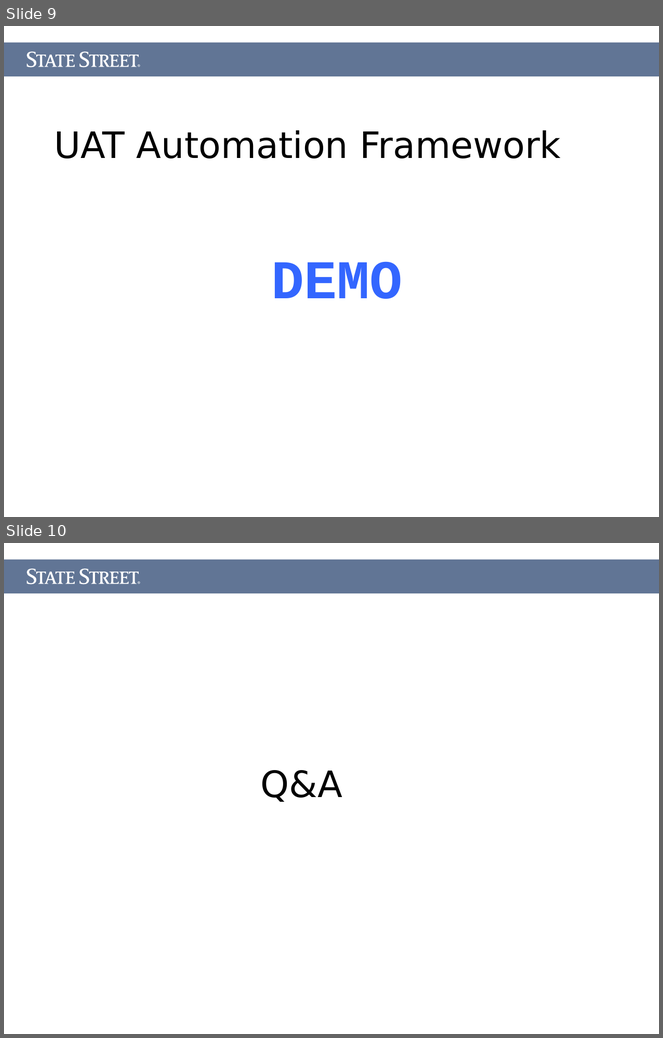
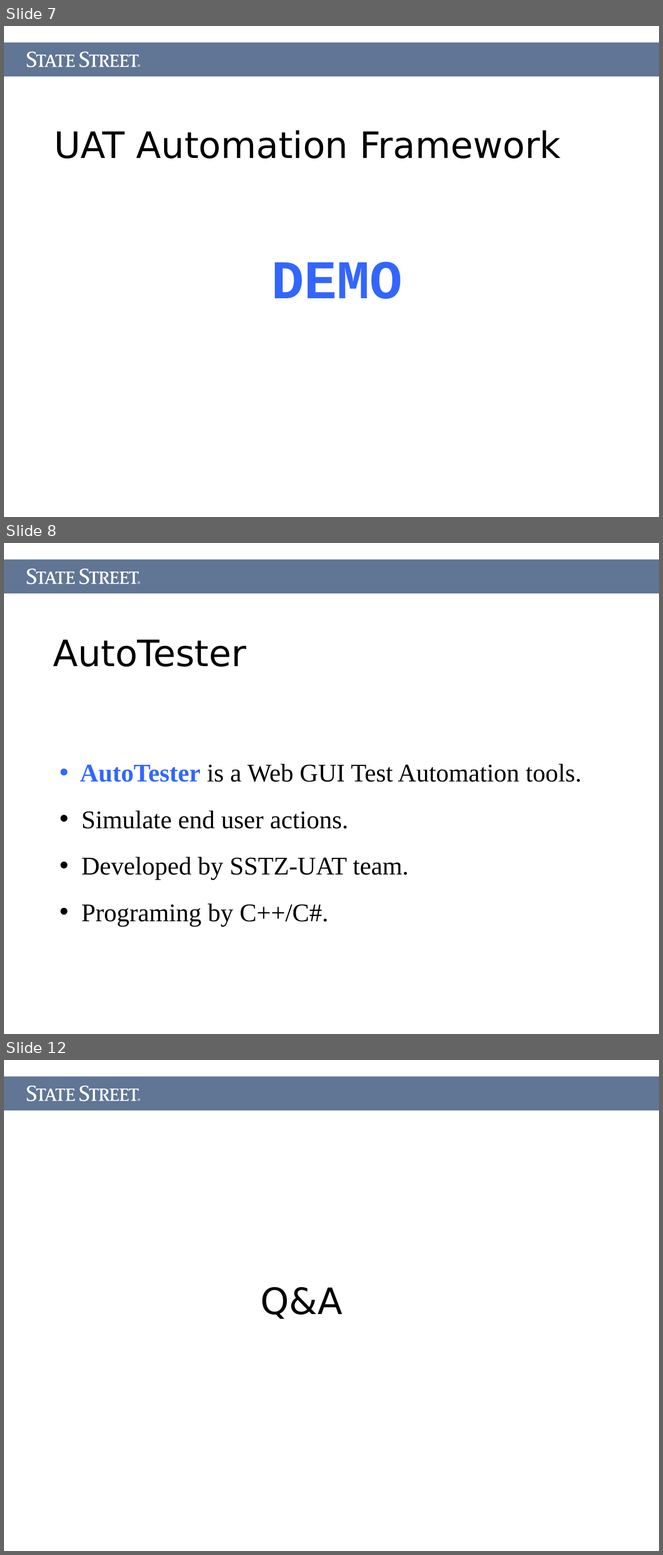
Before and after one commit to Letractively/autotester, a slide deck: Document/AutoTester.ppt. Shown one above the other, each under a label of ours: slides 9 and 10 before the commit, slides 7, 8 and 12 after it; the slides between them are not shown. The pictures are 663x1038 and 663x1555 pixels, drawn with LibreOffice and Linux fonts; fonts in the diff are those of the drawing. Boxes give left, top, right and bottom in pixels: in the first picture for what was removed or moved away, otherwise in the second. Text is boxed around its words. In the diff, an @@ line names an element or a change of style, - is before the commit and + after.

```diff
--- a/Document/AutoTester.ppt
+++ b/Document/AutoTester.ppt
@@ slide 8 added at box(4, 543, 659, 1034), background #FFFFFF @@
@@ rectangle added at box(4, 560, 659, 593), fill #617595 @@
@@ freeform shape added at box(27, 568, 139, 584), fill #FFFFFF @@
@@ freeform shape added at box(138, 581, 140, 584), fill #FFFFFF @@
@@ title added at box(53, 640, 246, 667), 40 pt, text #000000 @@
+AutoTester
@@ text added at box(80, 764, 582, 927), 28 pt, text #000000 @@
+• AutoTester is a Web GUI Test Automation tools.
+• Simulate end user actions.
+• Developed by SSTZ-UAT team.
+• Programing by C++/C#.
@@ what was slide 9 is now slide 7 @@
@@ what was slide 10 is now slide 12 @@
```
Also in this commit, not shown: 4 slides changed, 3 other slides added, 2 slides removed.
